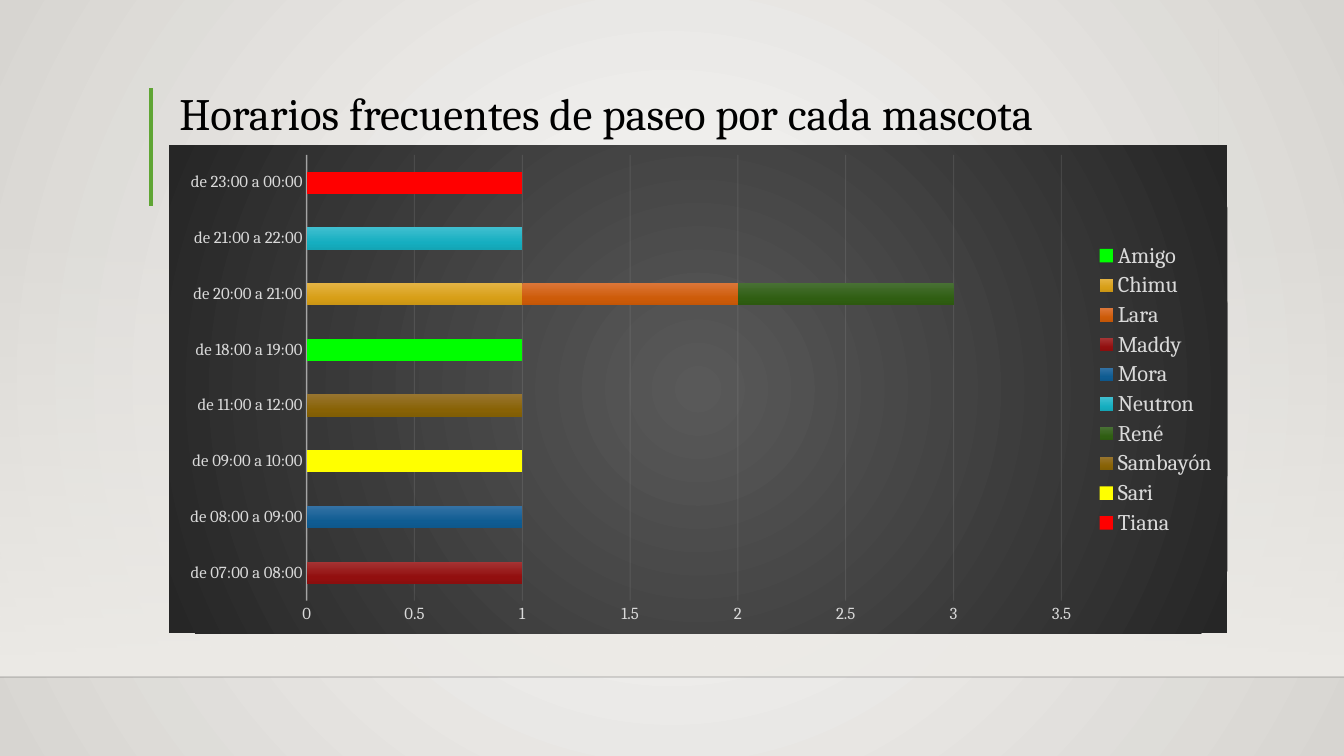
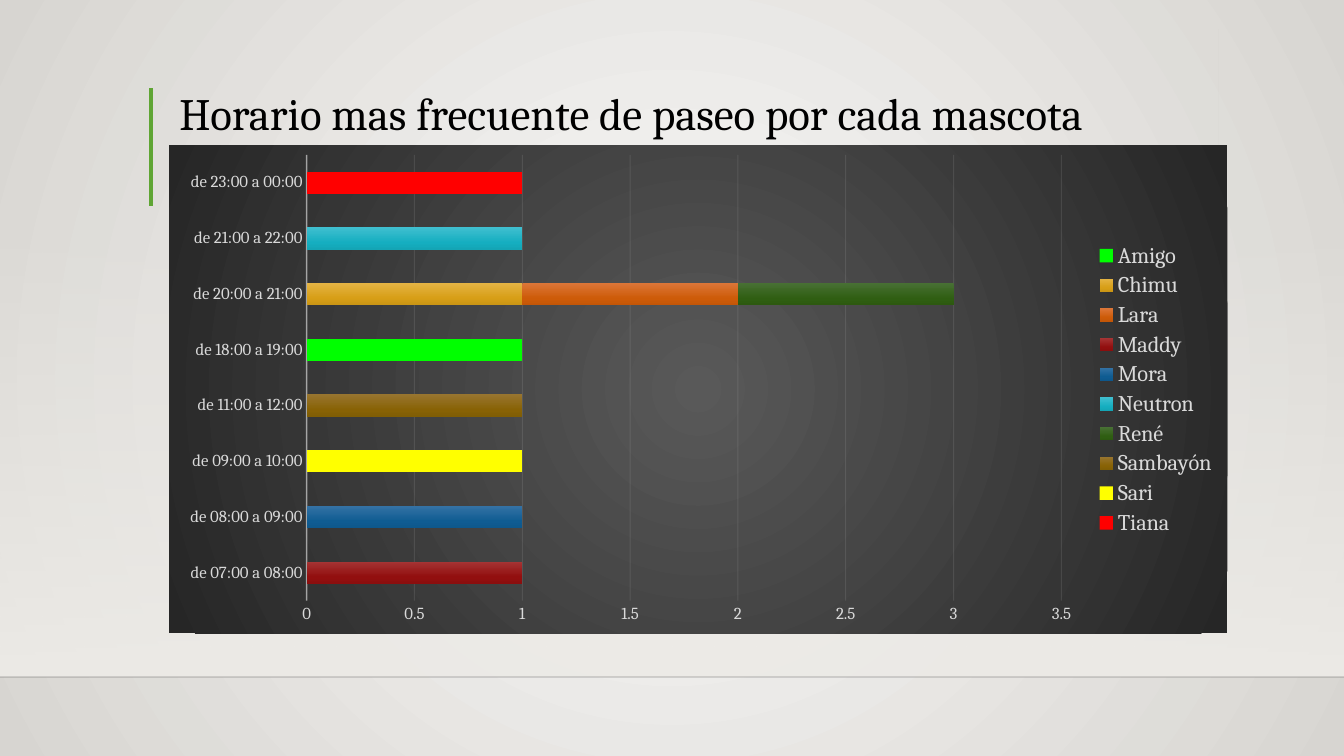
Before and after one commit to Siriusg2/resumenipa, a slide deck: slide 7 of excel_reports/IPApresentacion.pptx (slide 8 before the commit). Drawn at 1344x756 pixels with LibreOffice and Linux fonts; fonts in the diff are those of the drawing; background and template pictures are left out. Boxes give left, top, right and bottom in pixels: in the first picture for what was removed or moved away, otherwise in the second. Text is boxed around its words. In the diff, an @@ line names an element or a change of style, - is before the commit and + after.

```diff
--- a/excel_reports/IPApresentacion.pptx
+++ b/excel_reports/IPApresentacion.pptx
@@ title at [179,98,1083,140]: text changed @@
-Horarios frecuentes de paseo por cada mascota
+Horario mas frecuente de paseo por cada mascota
```
Also in this commit, not shown: 3 other slides changed, 1 slide removed, 2 other files.
